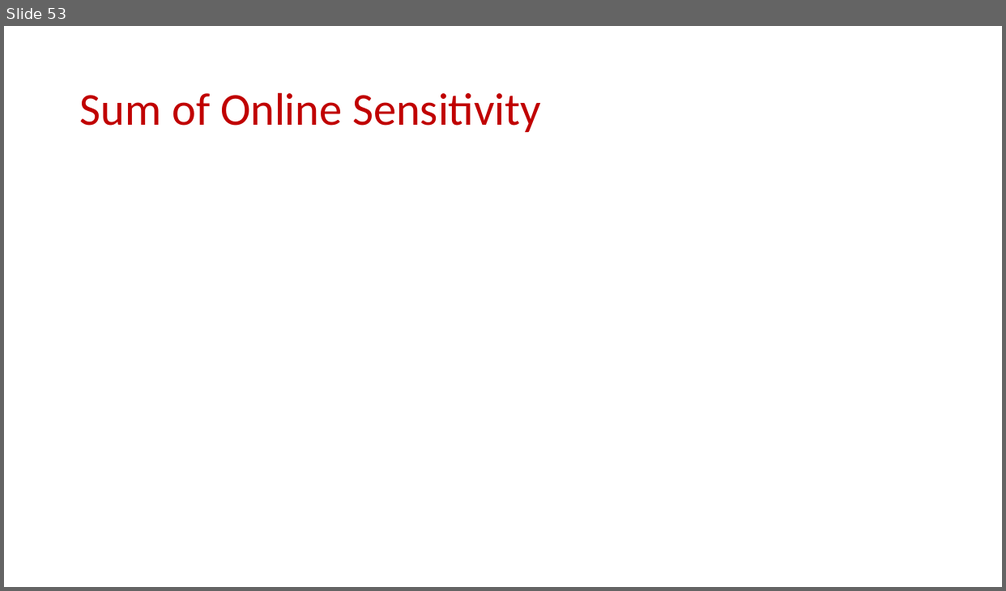
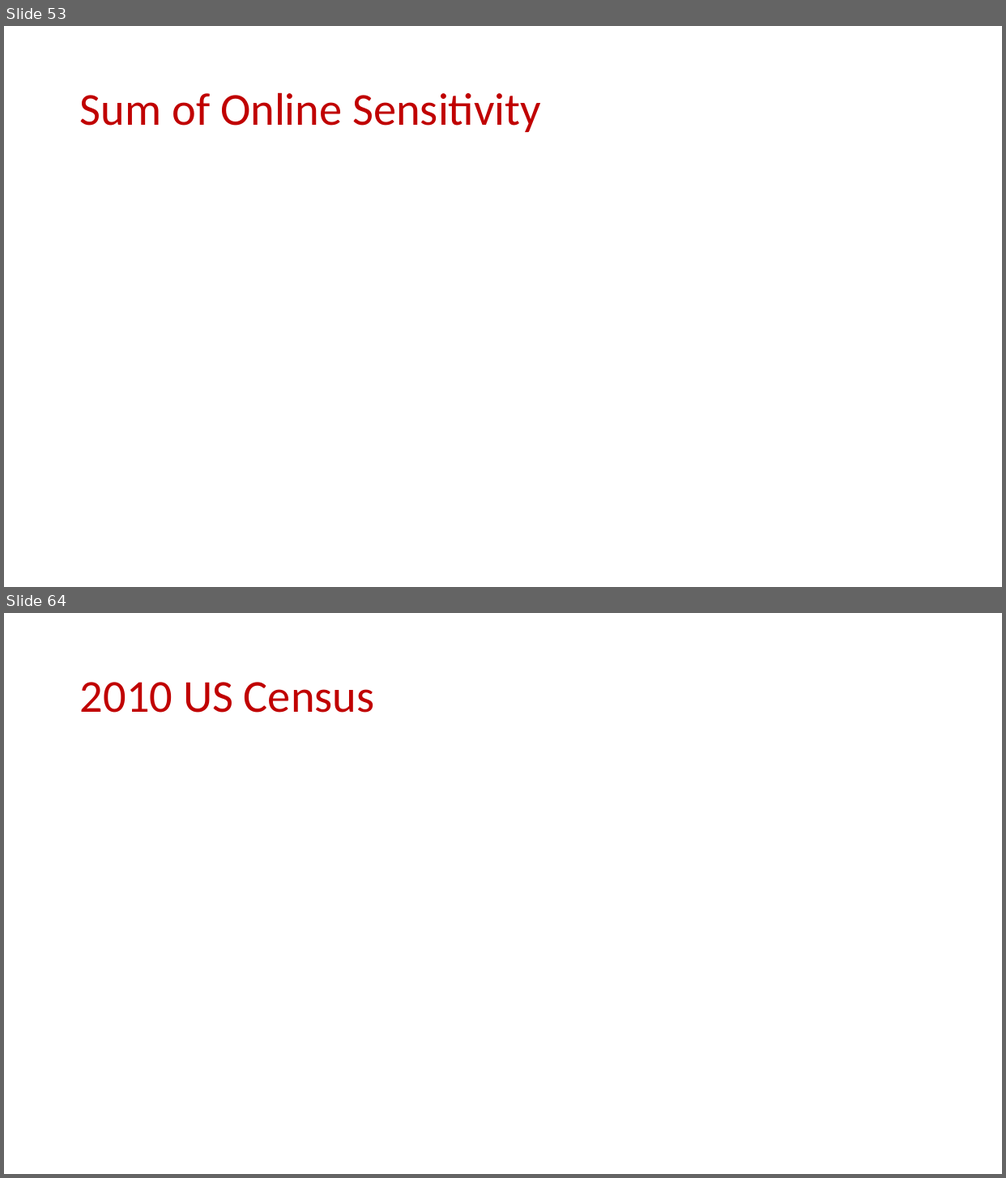
Before and after one commit to samsonzhou/samsonzhou.github.io, a slide deck: CSCE689-23/L22.pptx. Shown one above the other, each under a label of ours: slide 53 before the commit, slides 53 and 64 after it; the slides between them are not shown. The pictures are 1006x591 and 1006x1178 pixels, drawn with LibreOffice and Linux fonts; fonts in the diff are those of the drawing; grey boxes stand for pictures. Boxes give left, top, right and bottom in pixels: in the first picture for what was removed or moved away, otherwise in the second. Text is boxed around its words. In the diff, an @@ line names an element or a change of style, - is before the commit and + after.

```diff
--- a/CSCE689-23/L22.pptx
+++ b/CSCE689-23/L22.pptx
@@ slide 64 added at [4, 613, 1002, 1174], background #FFFFFF @@
@@ title added at [80, 682, 375, 713], 44 pt, text #C00000 @@
+2010 US Census
```
Also in this commit, not shown: 20 other slides added.
